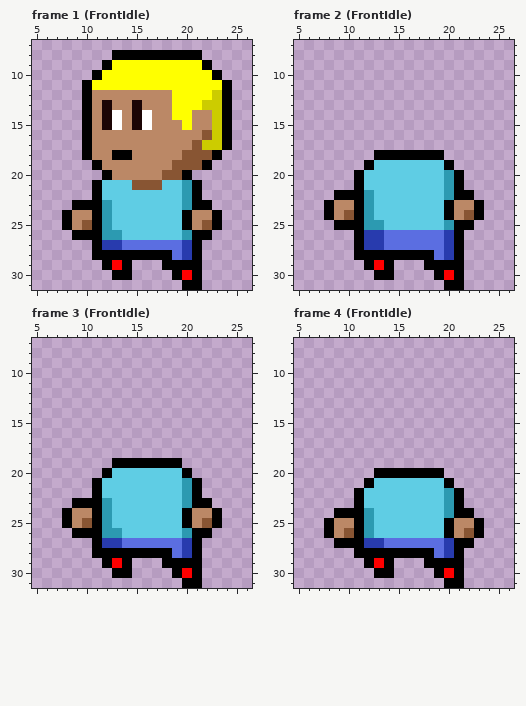
Two states of a pixel-art file, _diagrams/NPCv2-32.aseprite. Above is the file before it was changed.
32x32 pixels, 33 frames. Colours within 5 levels of each other are drawn and written as one. Shown: frame 1 (FrontIdle): x 5..26, y 7..31; frame 2 (FrontIdle): x 5..26, y 7..31; frame 3 (FrontIdle): x 5..26, y 7..31; frame 4 (FrontIdle): x 5..26, y 7..31. The commit also changed other frames, which this record leaves out.
The same view after the edit:
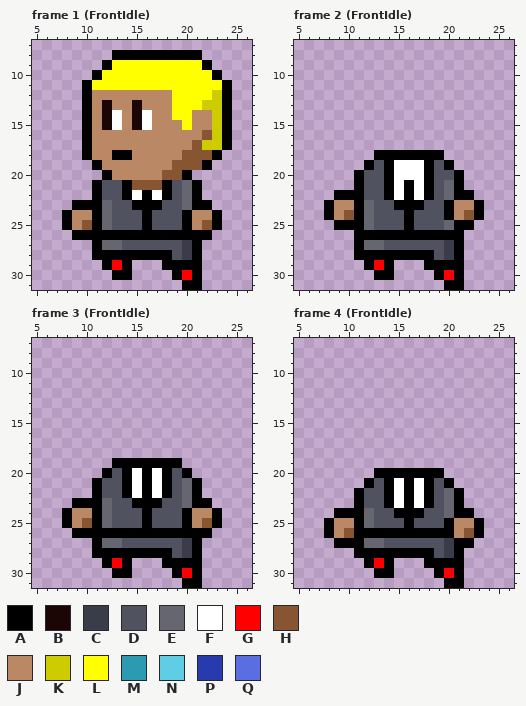
Palette (. is transparent): A #000000  B #1b0505  C #3a3c49  D #505260  E #656670  F #ffffff  G #ff0000  H #885533  J #bb8866  K #cccc00  L #ffff00  M #2c9ab1  N #5fcde4  P #283bae  Q #5b6ee1
Difference:
layer "Body/Body" now hidden
layer "Body/BodySuite" added
--- frame 1 (FrontIdle), layer "Body/BodySuite"
@@ x 10..22 @@
 20 ..AJJJJJHHA..
-21 .ANNNHHHNNMA.
-22 .ANNNNNNNNMA.
-23 AAMNNNNNNNMAA
-24 JAMNNNNNNNAJJ
-25 HAMNNNNNNNAJH
-26 AAMMNNNNNNMAA
-27 .APPQQQQQQPA.
-28 .AAAAAAAAQPA.
+21 .ADDAHHHADEA.
+22 .ADDAFAFADEA.
+23 AAEDDAAADDEAA
+24 JAEDDDADDDAJJ
+25 HAEDDDADDDAJH
+26 AAAAAAAAAAAAA
+27 .AEEDDDDDDCA.
+28 .AAAAAAAADCA.
 29 ..AGA...AAAA.
--- frame 2 (FrontIdle), layer "Body/BodySuite"
@@ x 10..22 @@
 18 ...AAAAAAA...
-19 ..ANNNNNNNA..
-20 .ANNNNNNNNMA.
-21 .ANNNNNNNNMA.
-22 AAMNNNNNNNMAA
-23 JAMNNNNNNNAJJ
-24 HAMNNNNNNNAJH
-25 AAMMNNNNNNMAA
-26 .APPQQQQQQPA.
-27 .APPQQQQQQPA.
-28 .AAAAAAAAQPA.
+19 ..ADAFFFADA..
+20 .ADDAFFFADDA.
+21 .ADDAFAFADEA.
+22 AADDAFAFADEAA
+23 JAEDDAAADDAJJ
+24 HAEDDDADDDAJH
+25 AAEDDDADDDEAA
+26 .AAAAAAAAAAA.
+27 .AEEDDDDDDCA.
+28 .AAAAAAAADCA.
 29 ..AGA...AAAA.
--- frame 3 (FrontIdle), layer "Body/BodySuite"
@@ x 10..22 @@
 19 ...AAAAAAA...
-20 ..ANNNNNNNA..
-21 .ANNNNNNNNMA.
-22 .ANNNNNNNNMA.
-23 AAMNNNNNNNMAA
-24 JAMNNNNNNNAJJ
-25 HAMNNNNNNNAJH
-26 AAMMNNNNNNMAA
-27 .APPQQQQQQPA.
-28 .AAAAAAAAQPA.
+20 ..ADAFAFADA..
+21 .ADDAFAFADEA.
+22 .ADDAFAFADEA.
+23 AAEDDAAADDEAA
+24 JAEDDDADDDAJJ
+25 HAEDDDADDDAJH
+26 AAAAAAAAAAAAA
+27 .AEEDDDDDDCA.
+28 .AAAAAAAADCA.
 29 ..AGA...AAAA.
--- frame 4 (FrontIdle), layer "Body/BodySuite"
@@ x 10..22 @@
 20 ...AAAAAAA...
-21 ..ANNNNNNNA..
-22 .ANNNNNNNNMA.
-23 .ANNNNNNNNMA.
-24 AAMNNNNNNNMAA
-25 JAMNNNNNNNAJJ
-26 HAMNNNNNNNAJH
-27 AAPPQQQQQQPAA
-28 .AAAAAAAAQPA.
+21 ..ADAFAFADA..
+22 .ADDAFAFADEA.
+23 .ADDAFAFADEA.
+24 AAEDDAAADDEAA
+25 JAEDDDADDDAJJ
+26 HAAAAAAAAAAJH
+27 AAEEDDDDDDCAA
+28 .AAAAAAAADCA.
 29 ..AGA...AAAA.
Boxes around the changes in both pictures, in picture pixels (x1, y1, x2, y2):
changed: (102, 180, 192, 260)
changed: (364, 160, 454, 260)
changed: (102, 468, 192, 558)
changed: (364, 478, 454, 558)
